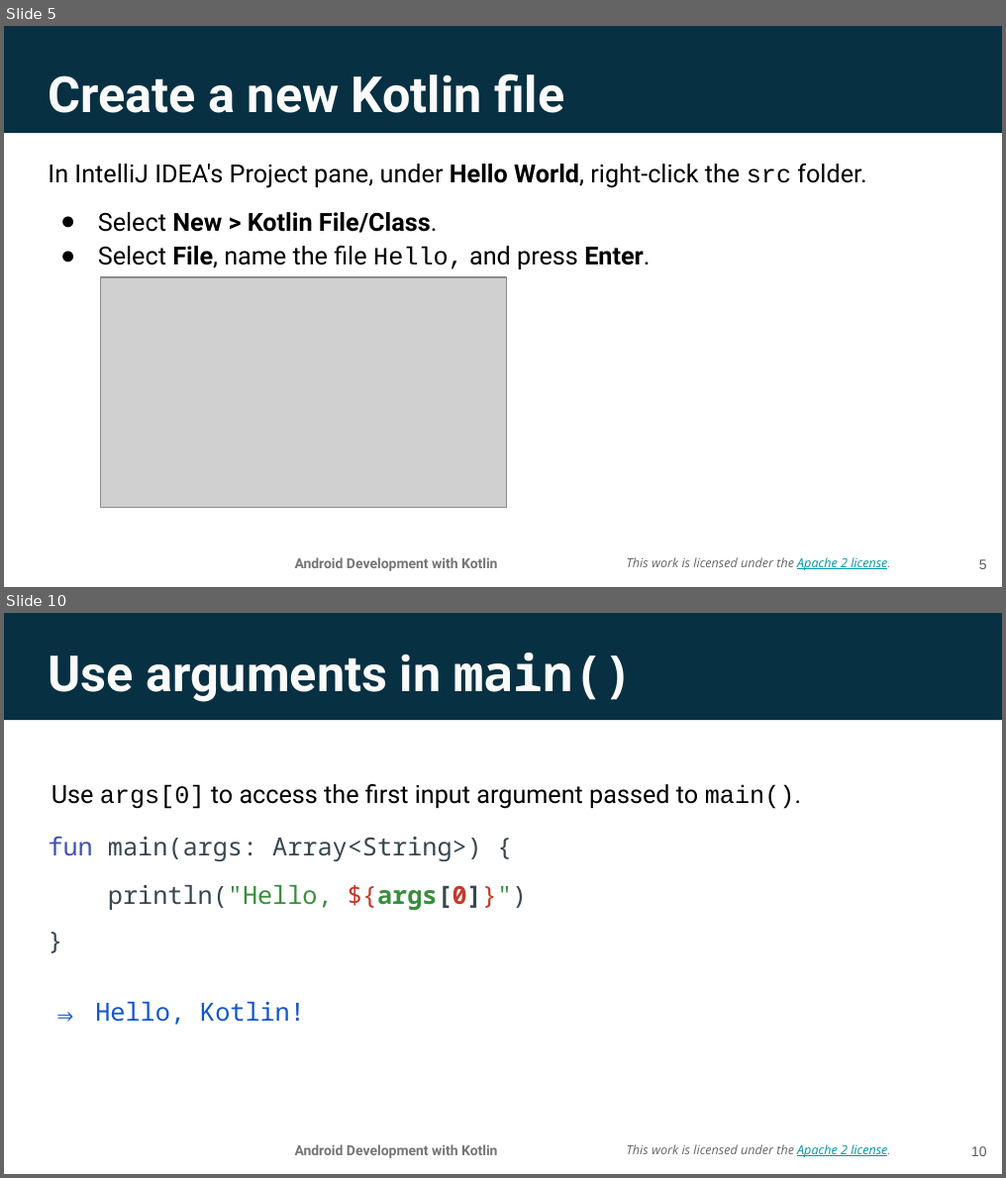
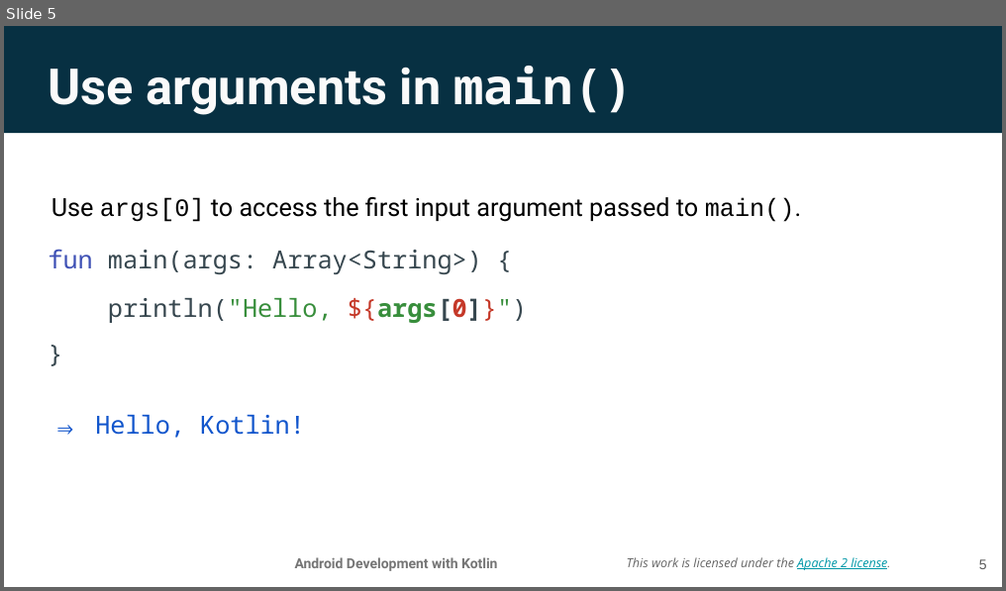
Before and after one commit to aadityaguptaa/Android-Bootcamp-PSNA, a slide deck: Day-0/Lesson 2_ Functions.pptx. Shown one above the other, each under a label of ours: slides 5 and 10 before the commit, slide 5 after it; the slides between them are not shown. The pictures are 1006x1178 and 1006x591 pixels, drawn with LibreOffice and Linux fonts; fonts in the diff are those of the drawing; grey boxes stand for pictures; background and template pictures are left out. Boxes give left, top, right and bottom in pixels: in the first picture for what was removed or moved away, otherwise in the second. Text is boxed around its words. In the diff, an @@ line names an element or a change of style, - is before the commit and + after.

```diff
--- a/Day-0/Lesson 2_ Functions.pptx
+++ b/Day-0/Lesson 2_ Functions.pptx
@@ slide 5 removed at [4,26,1002,587], background picture (left out); not listed: 3 template elements that a slide beside it also shows @@
@@ title removed at [48,74,564,113] @@
-Create a new Kotlin file
@@ text removed at [48,164,866,270] @@
-In IntelliJ IDEA's Project pane, under Hello World, right-click the src folder.
-● Select New > Kotlin File/Class.
-● Select File, name the file Hello, and press Enter.
@@ picture removed at [101,277,507,507] @@
@@ page number removed at [979,560,987,570] @@
-5
@@ what was slide 10 is now slide 5 @@
@@ page number at [979,560,987,570]: text changed @@
-10
+5
```
Also in this commit, not shown: 4 slides changed, 4 other slides removed.
